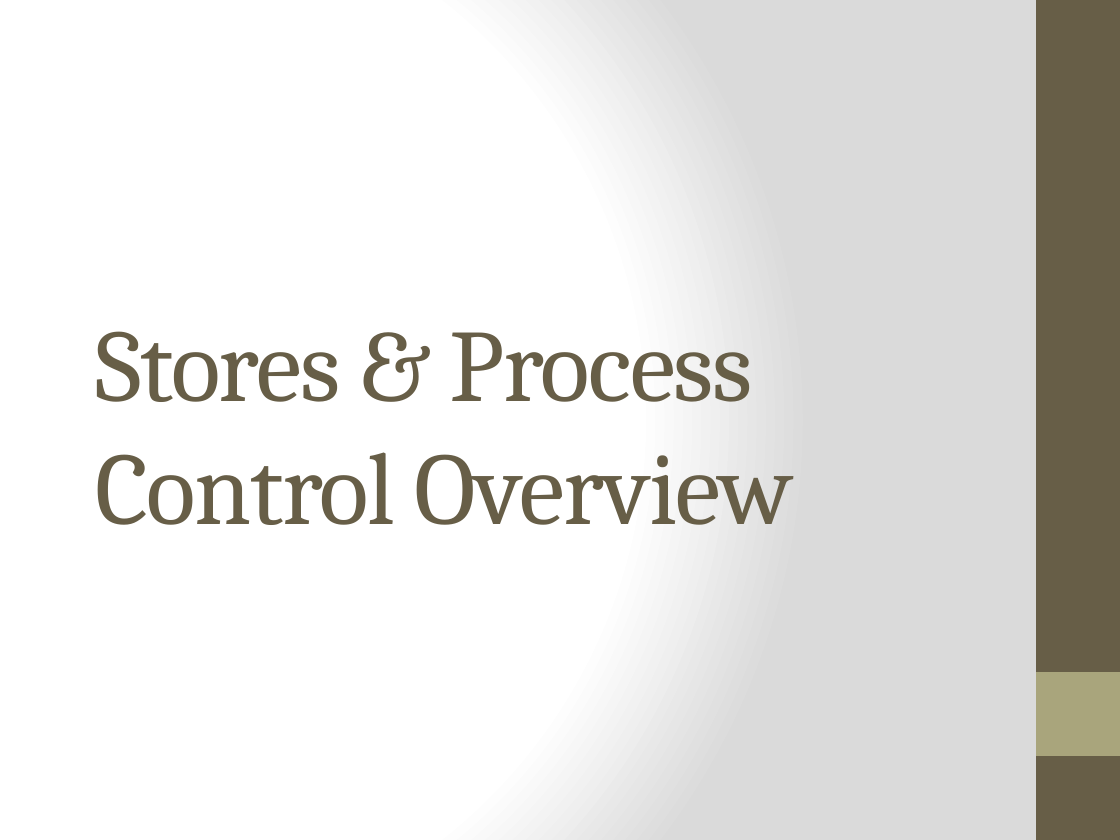
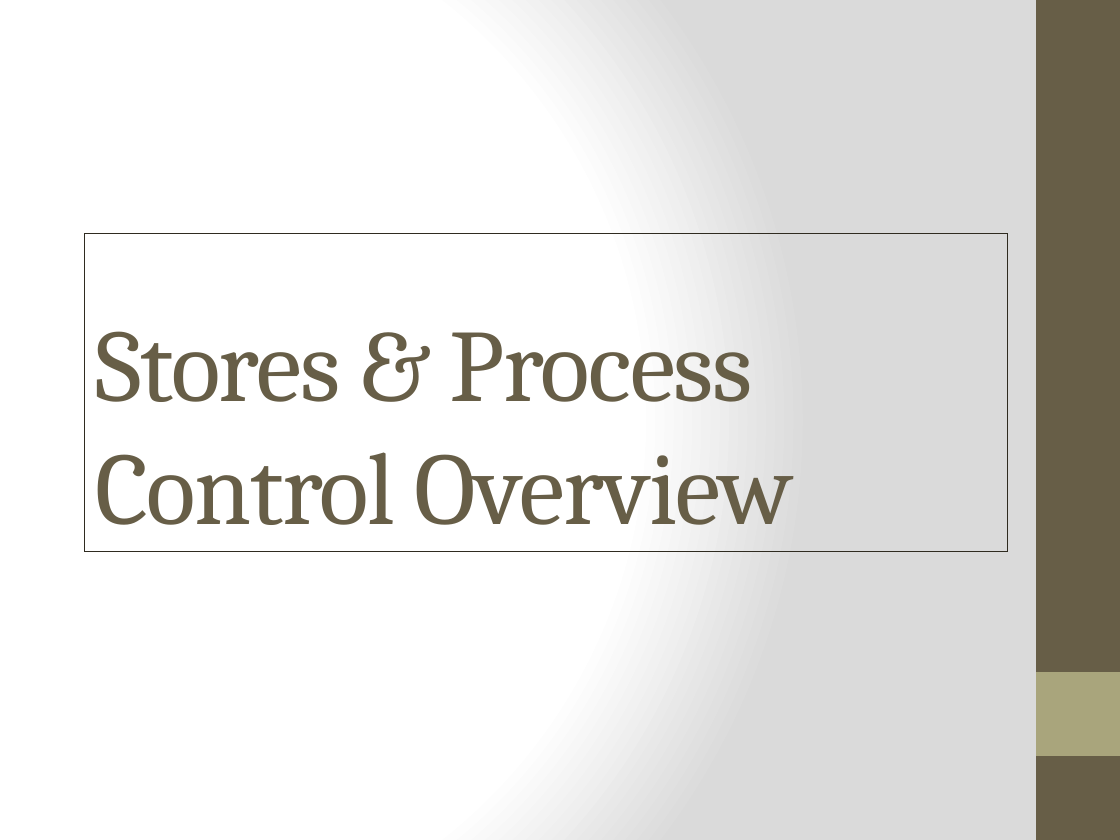
Before and after one commit to sivaiahnaidu/datasciencecoursera, a slide deck: slide 9 of internship ppt.pptx. Drawn at 1120x840 pixels with LibreOffice and Linux fonts; fonts in the diff are those of the drawing. Boxes give left, top, right and bottom in pixels: in the first picture for what was removed or moved away, otherwise in the second. Text is boxed around its words. In the diff, an @@ line names an element or a change of style, - is before the commit and + after.

```diff
--- a/internship ppt.pptx
+++ b/internship ppt.pptx
@@ title "Stores & Process Control Overview": place and size @@
-title "Stores & Process Control Overview" at bbox=[95, 331, 794, 525]
+title "Stores & Process Control Overview" at bbox=[84, 233, 1008, 551]
@@ title "Stores & Process Control Overview" at bbox=[84, 233, 1008, 551]: outline none to #2F2B20 0.75 pt @@
```
Also in this commit, not shown: 3 other slides changed, 12 slides added, 3 slides removed, 2 other files.
